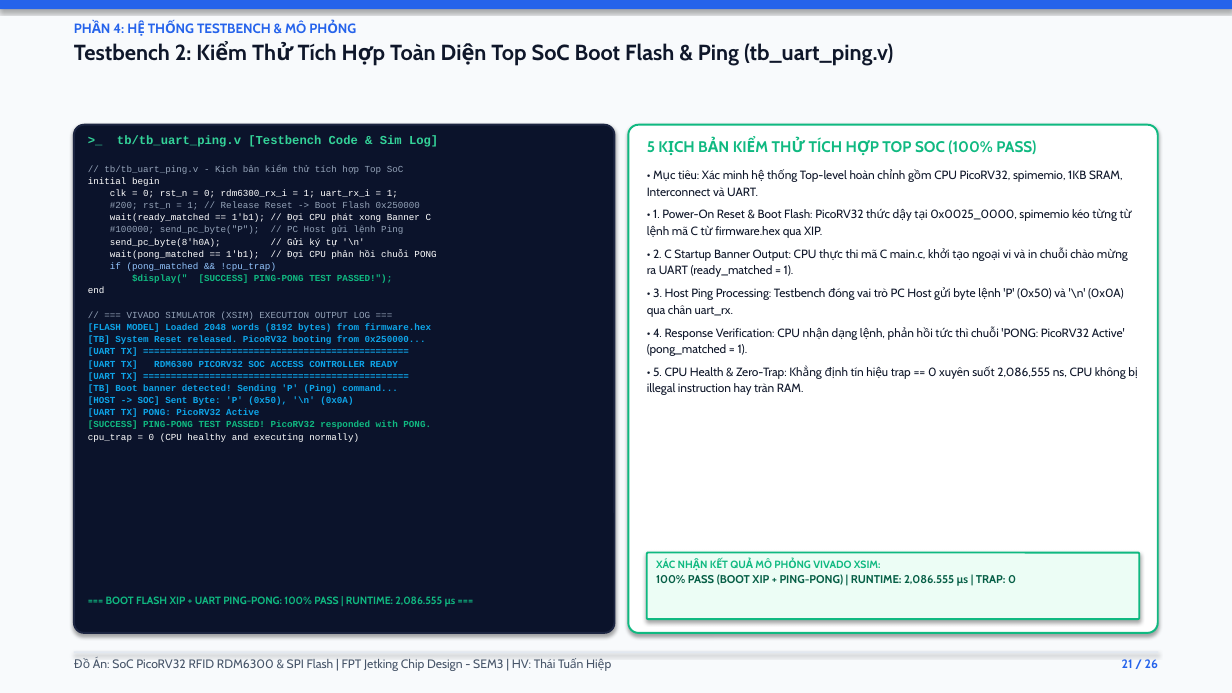
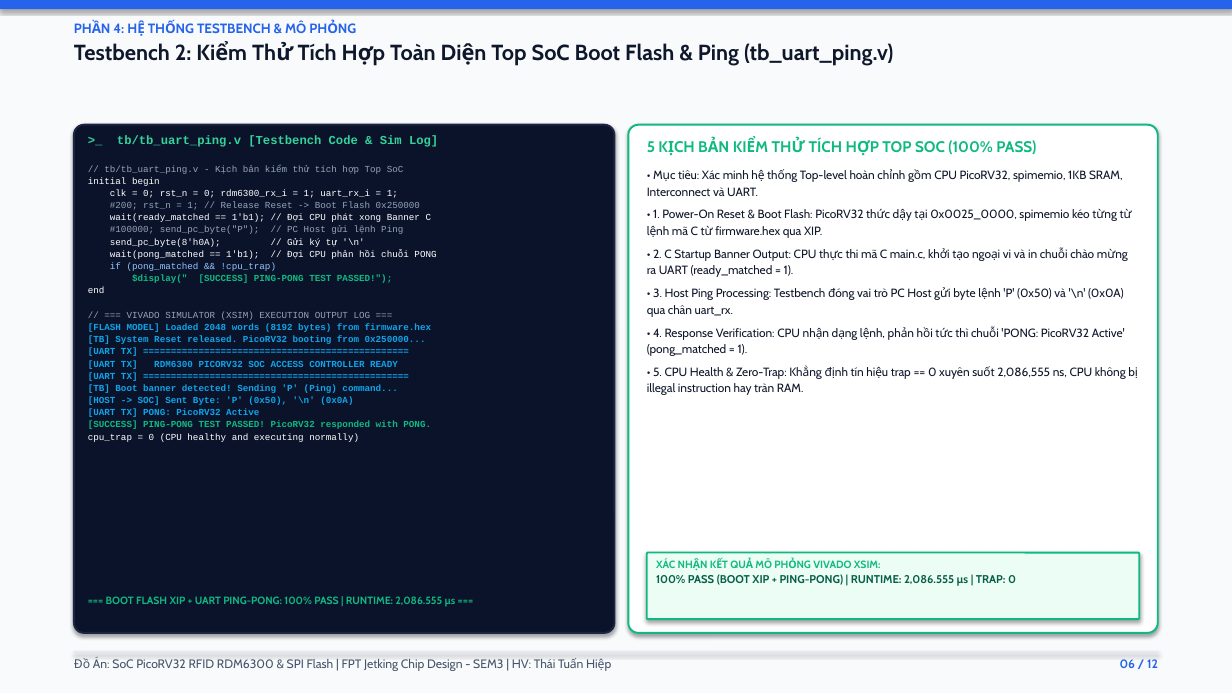
Before and after one commit to thaituanhiep/uart-fifo-rfid-asic, a slide deck: slide 6 of rdm6300-picorv32-rom-data/document/temp/Bao_Cao_Do_An_RDM6300_PicoRV32_SoC.pptx (slide 21 before the commit). Drawn at 1232x693 pixels with LibreOffice and Linux fonts; fonts in the diff are those of the drawing. Boxes give left, top, right and bottom in pixels: in the first picture for what was removed or moved away, otherwise in the second. Text is boxed around its words. In the diff, an @@ line names an element or a change of style, - is before the commit and + after.

```diff
--- a/rdm6300-picorv32-rom-data/document/temp/Bao_Cao_Do_An_RDM6300_PicoRV32_SoC.pptx
+++ b/rdm6300-picorv32-rom-data/document/temp/Bao_Cao_Do_An_RDM6300_PicoRV32_SoC.pptx
@@ text at [1120,659,1158,668]: text changed @@
-21 / 26
+06 / 12
```
Also in this commit, not shown: 9 other slides changed, 1 slide added, 15 slides removed, 42 other files.
